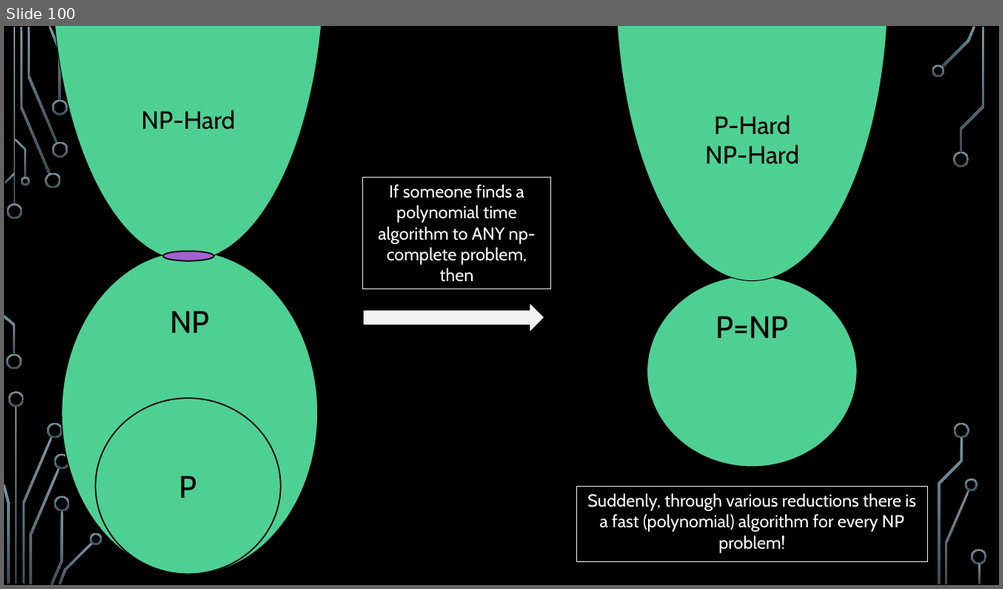
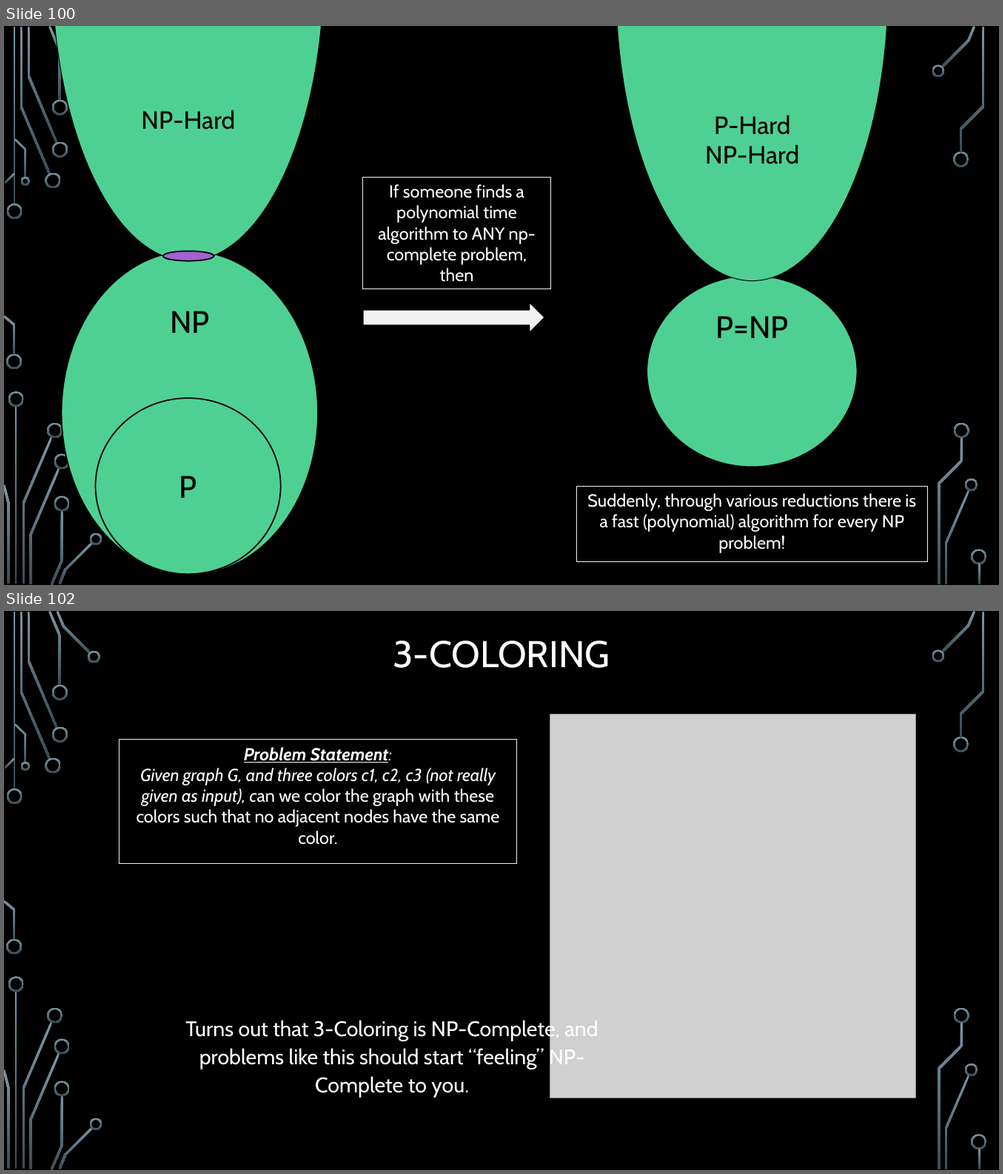
Before and after one commit to markfloryan/dmt2, a slide deck: slides/05-ComplexityTheory.pptx. Shown one above the other, each under a label of ours: slide 100 before the commit, slides 100 and 102 after it; the slides between them are not shown. The pictures are 1003x589 and 1003x1174 pixels, drawn with LibreOffice and Linux fonts; fonts in the diff are those of the drawing; grey boxes stand for pictures; background and template pictures are left out. Boxes give left, top, right and bottom in pixels: in the first picture for what was removed or moved away, otherwise in the second. Text is boxed around its words. In the diff, an @@ line names an element or a change of style, - is before the commit and + after.

```diff
--- a/slides/05-ComplexityTheory.pptx
+++ b/slides/05-ComplexityTheory.pptx
@@ slide 102 added at [4, 611, 999, 1170], background picture (left out); not listed: 36 template elements that a slide beside it also shows @@
@@ title added at [392, 641, 609, 668], 36 pt, text #FFFFFF @@
+3-COLORING
@@ picture added at [550, 714, 916, 1098] @@
@@ text added at [119, 739, 518, 864], outline #F2F2F2 0.75 pt, 16.8 pt, text #FFFFFF, italic @@
+Problem Statement:
+Given graph G, and three colors c1, c2, c3 (not really given as input), can we color the graph with these colors such that no adjacent nodes have the same color.
@@ text added at [185, 1019, 598, 1098], 20.4 pt, text #FFFFFF @@
+Turns out that 3-Coloring is NP-Complete, and problems like this should start “feeling” NP-Complete to you.
```
Also in this commit, not shown: 13 other slides added, 2 other files.
